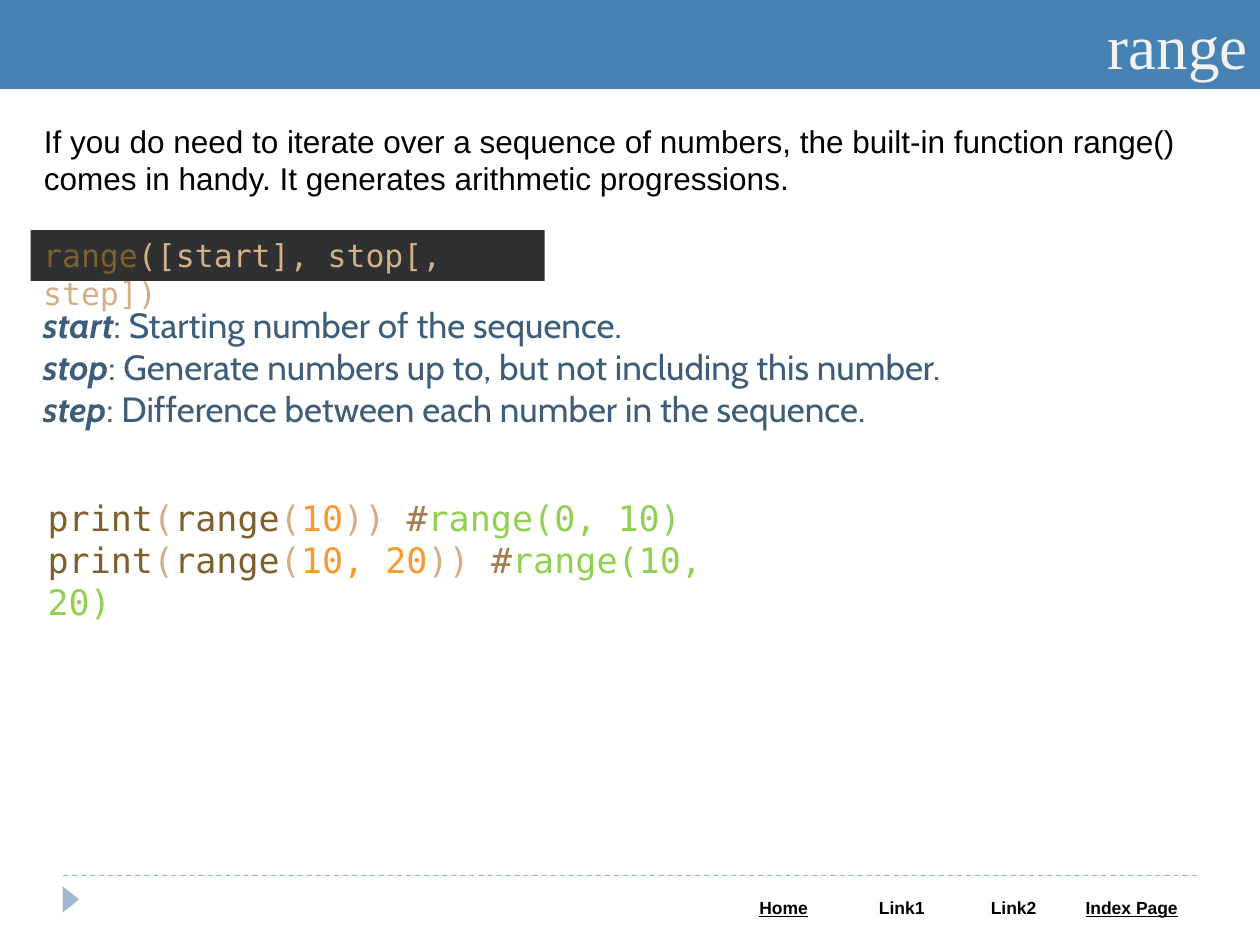
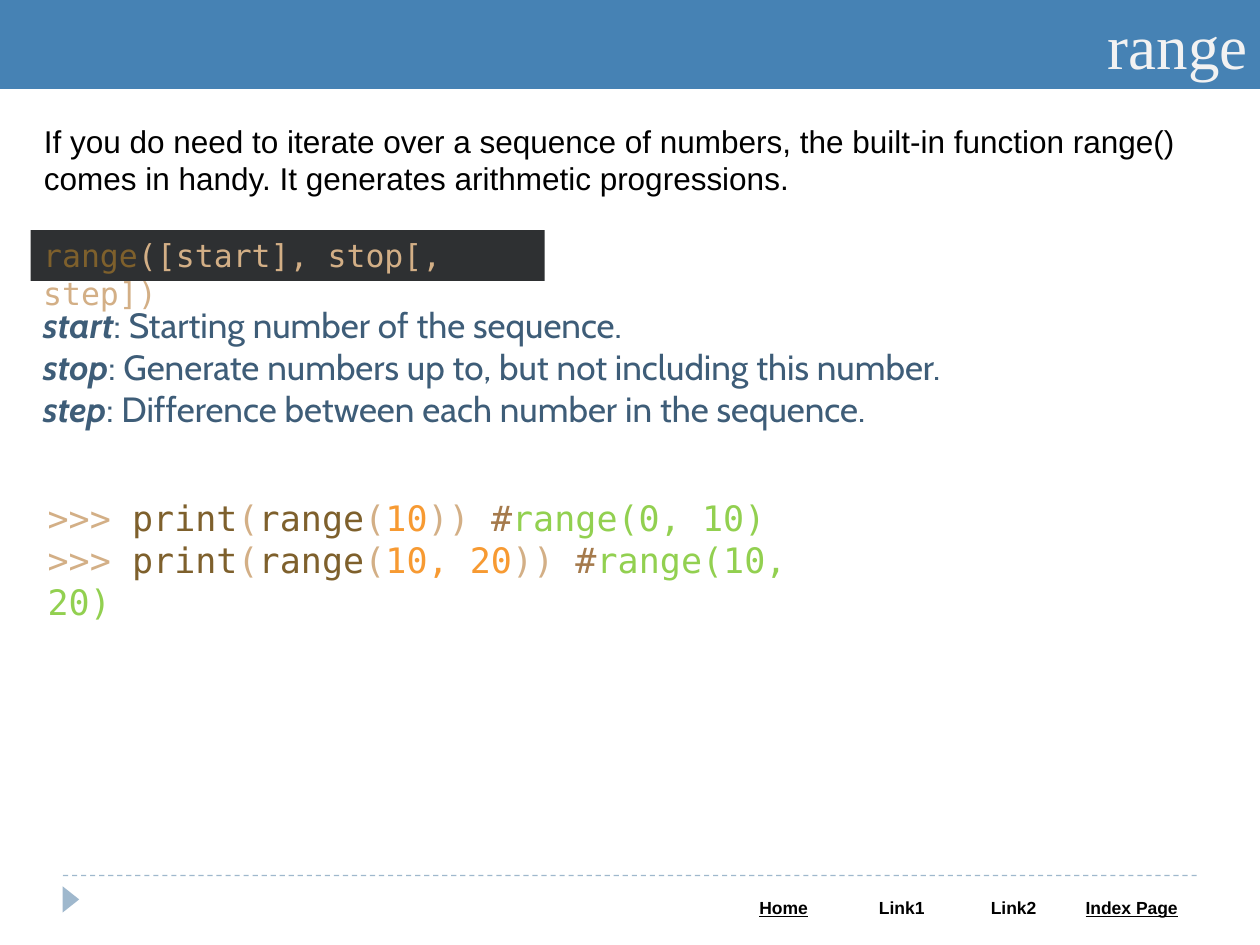
Before and after one commit to Saleel-Bagde-drive/Python-and-Web-PPTs, a slide deck: slide 31 of Python.pptx (slide 28 before the commit). Drawn at 1260x945 pixels with LibreOffice and Linux fonts; fonts in the diff are those of the drawing. Boxes give left, top, right and bottom in pixels: in the first picture for what was removed or moved away, otherwise in the second. Text is boxed around its words. In the diff, an @@ line names an element or a change of style, - is before the commit and + after.

```diff
--- a/Python.pptx
+++ b/Python.pptx
@@ text at (132,504,786,581): text changed @@
-print(range(10)) #range(0, 10)
-print(range(10, 20)) #range(10, 20)
+>>> print(range(10)) #range(0, 10)
+>>> print(range(10, 20)) #range(10, 20)
```
Also in this commit, not shown: 14 other slides changed, 10 slides added, 2 slides removed, 1 other file.
